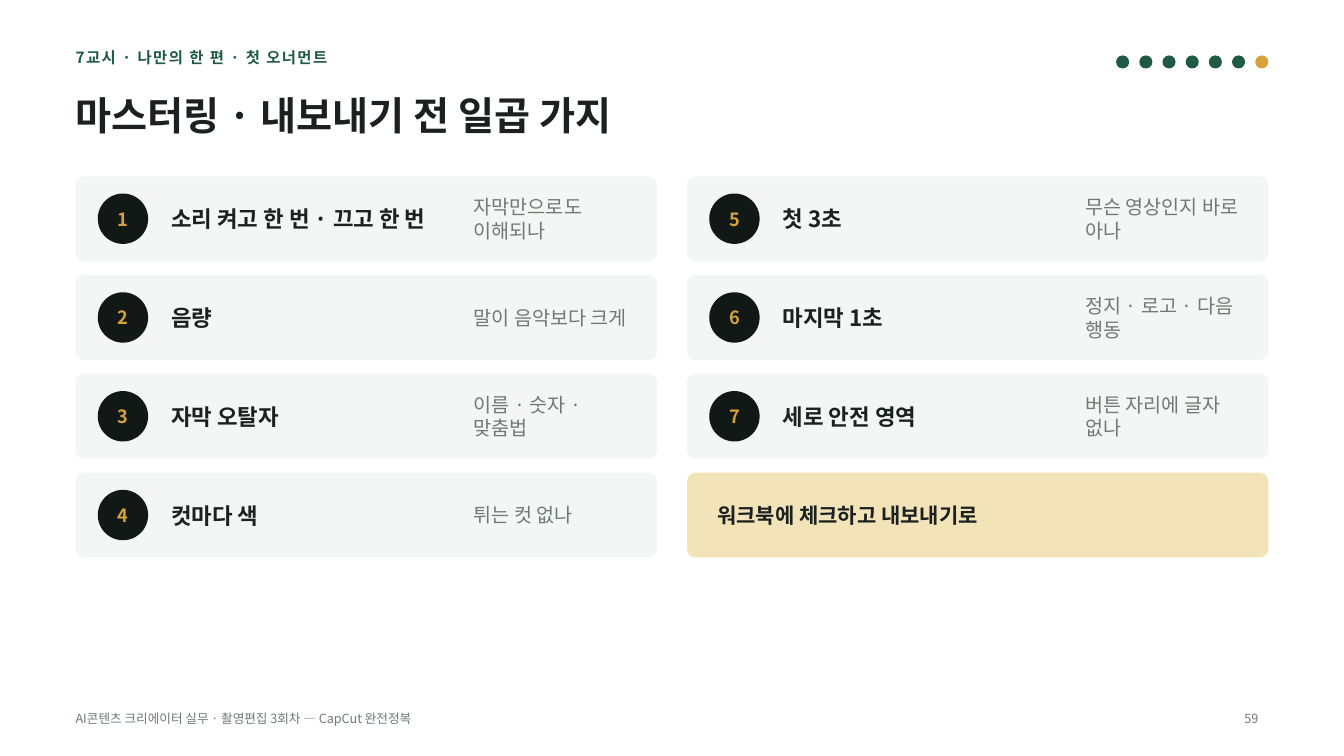
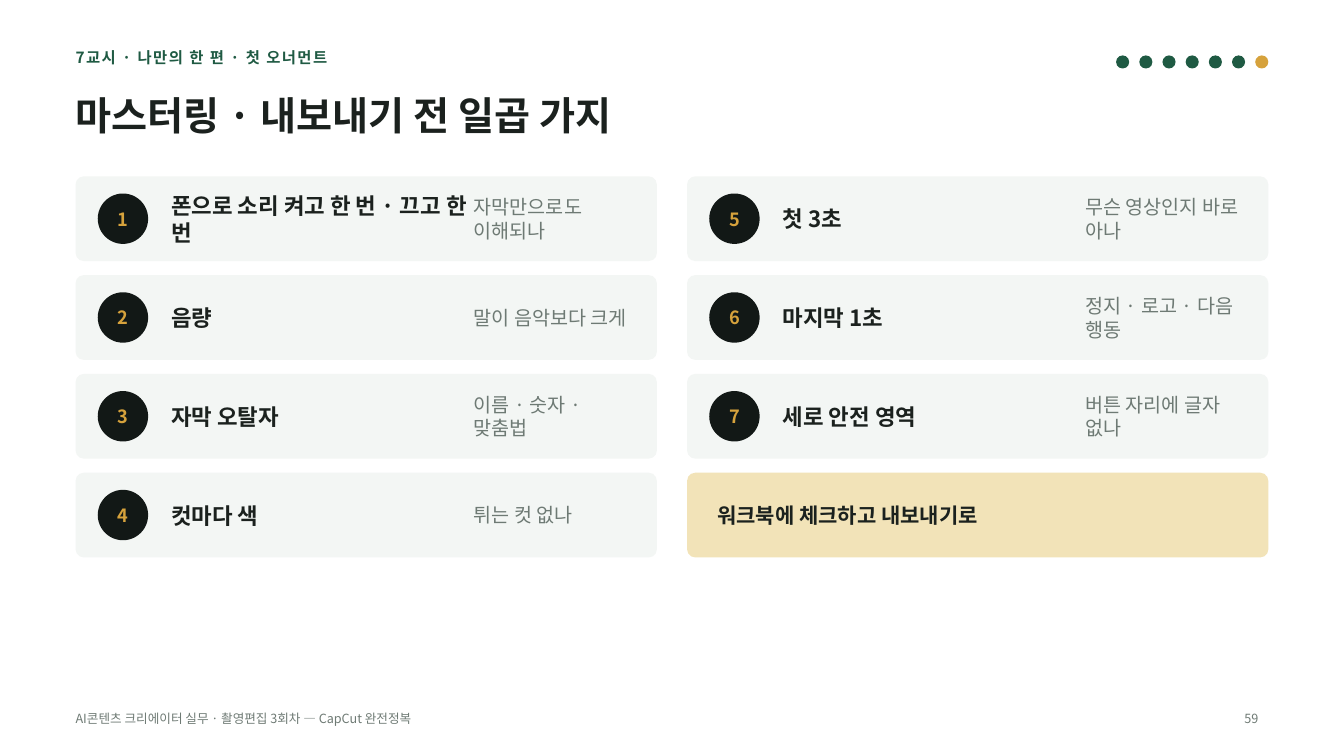
Before and after one commit to yujida/MARUBIT, a slide deck: slide 59 of lectures/03/3회차_CapCut완전정복_슬라이드.pptx. Drawn at 1344x756 pixels with LibreOffice and Linux fonts; fonts in the diff are those of the drawing. Boxes give left, top, right and bottom in pixels: in the first picture for what was removed or moved away, otherwise in the second. Text is boxed around its words. In the diff, an @@ line names an element or a change of style, - is before the commit and + after.

```diff
--- a/lectures/03/3회차_CapCut완전정복_슬라이드.pptx
+++ b/lectures/03/3회차_CapCut완전정복_슬라이드.pptx
@@ text at <box>171,195,467,243</box>: text changed @@
-소리 켜고 한 번 · 끄고 한 번
+폰으로 소리 켜고 한 번 · 끄고 한 번
```
Also in this commit, not shown: 1 other slide changed, 5 other files.
